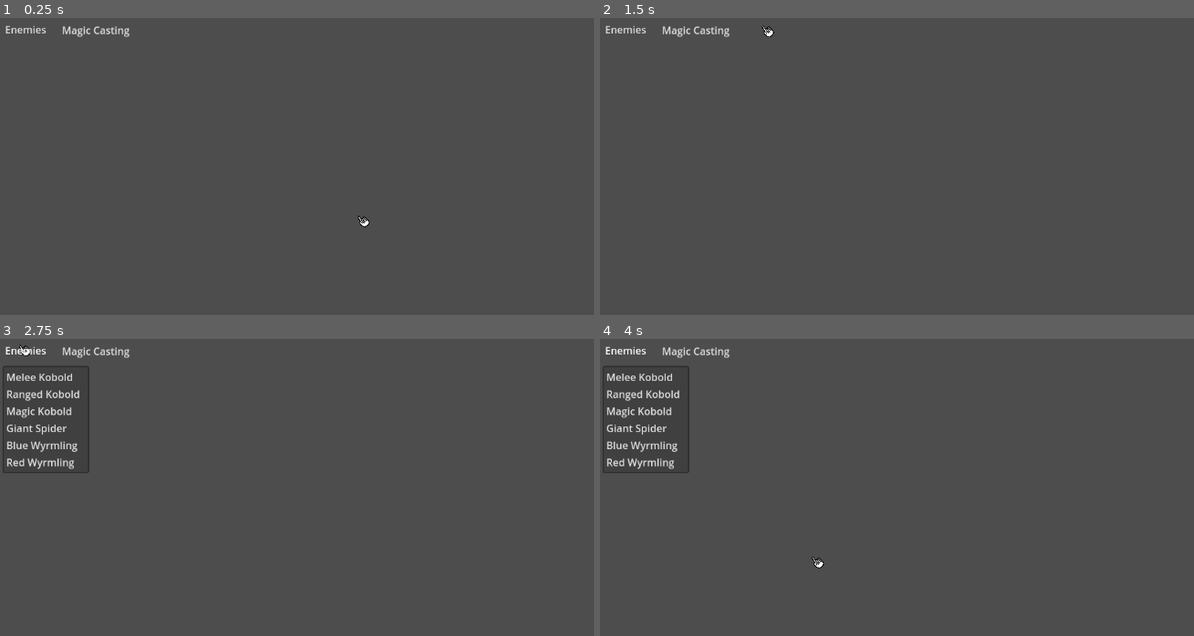
Above: before the commit, frames 1-4 (two rows, left to right).
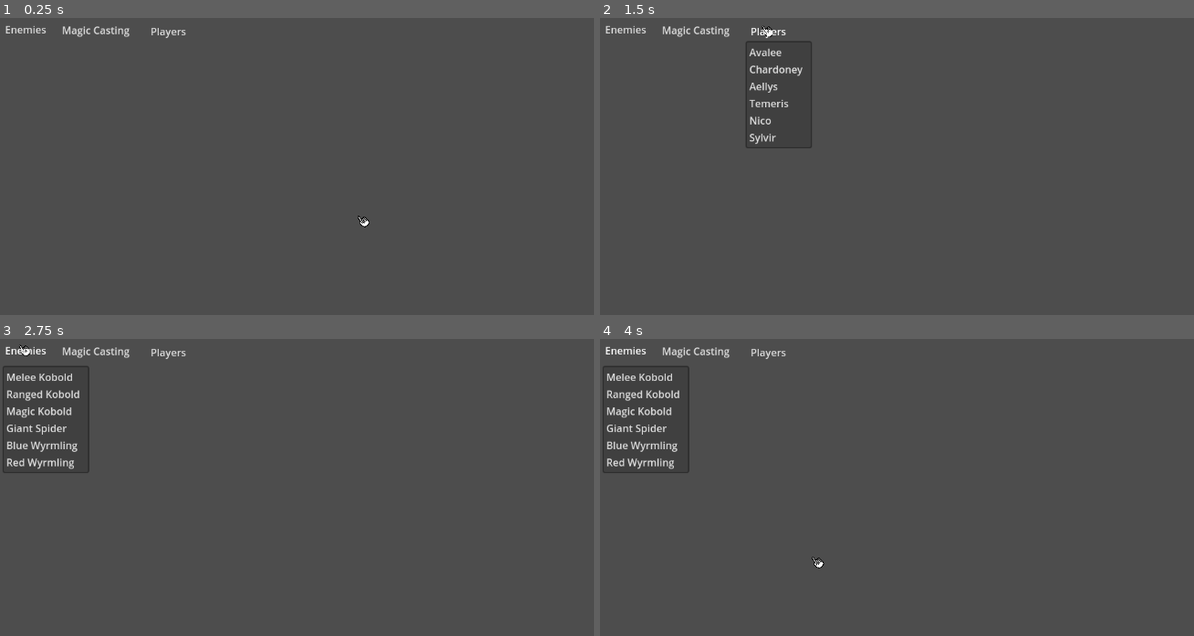
Above: after the commit, the same moments.

Repository: Fonzy2400/TTRPG_player
Game: Godot game, scene res://World.tscn
Two runs of this game, one before a commit and one after it. Both use one fixed random seed, a clock stepped at 60 frames per second and the inputs below.
Inputs (mouse positions are in pixels of both pictures, inside the frame that each line leads up to):
- Up to frame 1 (0.25 s): no input
- Up to frame 2 (1.5 s): click "Magic Casting" at 0.5 s; click (766, 29) at 1.25 s, where only the run after the commit has a clickable "Players"
- Up to frame 3 (2.75 s): click "Enemies" at 2 s
- Up to frame 4 (4 s): tap Enter at 2.75 s; move the mouse to (1122, 523) at 2.77 s; hold Z (scaleUp) 2.78-3.53 s; hold S (cameraDown) 2.78-3.53 s; tap Space at 3.5 s; move the mouse to (819, 561) at 3.52 s; hold C (scaleDown) from 3.53 s (still down); tap A (cameraLeft) at 3.6 s

The runs differ from the first frame. In frame 1, less than 0.1% of the frame differs, in the area x 25-32%, y 3-7%; in frame 2, 0.7%, in the area x 24-36%, y 3-44%; in frame 3, less than 0.1%; in frame 4, less than 0.1%.

Commit message:
added a player handler and art
Full player handler working. Game is pretty much a functioning prototype. Trying out a test game tonight.

Diff:
--- a/MovableObject2D.gd
+++ b/MovableObject2D.gd
@@ -28,8 +28,8 @@
 	grabCircle.connect("mouse_exited",_on_area_2d_mouse_exited)
 	var sprite = Sprite2D.new()
 	sprite.name = "sprite"
-	sprite.modulate = Color(0.2,0.2,0.2,1)
-	sprite.texture = load("res://Pixel art/D&D assets.png") #sprites generated as atlas map
+	#sprite.modulate = Color(0.2,0.2,0.2,1)
+	sprite.texture = load("res://D&D assets.png") #sprites generated as atlas map
 	sprite.region_enabled = true #allows a selection of a part of image
 	sprite.texture_filter = TEXTURE_FILTER_NEAREST # fixes blur on pixel art (why is this not the default?!)
 	var rect = name_handler() # selects sprite region and scale based off of name of movable object
@@ -128,8 +128,7 @@
 #manually set the visuals for each "moveable object" in sprite sheet. There's probably better ways to do this?
 func name_handler():
 	var rect
-	if nameString == "":
-		rect = Rect2(0,0,0,0)
+	rect = Rect2(0,0,0,0)
 	if nameString == "ranged kobold":
 		rect = Rect2(160,0,16,16)
 		scale = Vector2(1,1)
--- a/Player.gd
+++ b/Player.gd
@@ -1,5 +1,6 @@
 extends MoveableObject2D
-var count
+#@export var stringName: String
+var count#
 var radius
 var isColliding = false
 signal tileBeGone
@@ -10,6 +11,7 @@
 # Called when the node enters the scene tree for the first time.
 func _ready():
 	super._ready()
+	player_name_handler()
 	var circ = $rotateCircle
 	circ.monitoring = false
 	if get_parent().name == "World":
@@ -17,7 +19,7 @@
 		connect("tileBeBack",get_parent().restore_that_tile)
 	var points = PackedVector2Array([])
 	count = 50
-	radius = 182
+	radius = 198
 	for i in range(count):
 		var line = RayCast2D.new()
 		line.set_collision_mask(2)
@@ -29,7 +31,9 @@
 		points.append(point)
 	$visibleArea/CollisionPolygon2D.set_polygon(points)
 	$Shape.set_polygon(points)
-	#set_physics_process(false)
+
+
+
 
 
 # Called every frame. 'delta' is the elapsed time since the previous frame.
@@ -83,6 +87,37 @@
 		new_circle()
 
 
+func player_name_handler():
+		if nameString == "Chardoney":
+			$sprite.region_rect = Rect2(48,96,48,48)
+			$sprite.scale = Vector2(0.33,0.33)
+			$rotateCircle.scale = Vector2(0.33,0.33)
+			$grabCircle.scale = Vector2(0.33,0.33)
+		if nameString == "Aellys":
+			$sprite.region_rect = Rect2(0,96,48,48)
+			$sprite.scale = Vector2(0.33,0.33)
+			$rotateCircle.scale = Vector2(0.33,0.33)
+			$grabCircle.scale = Vector2(0.33,0.33)
+		if nameString == "Nico":
+			$sprite.region_rect = Rect2(96,96,48,48)
+			$sprite.scale = Vector2(0.33,0.33)
+			$rotateCircle.scale = Vector2(0.33,0.33)
+			$grabCircle.scale = Vector2(0.33,0.33)
+		if nameString == "Temeris":
+			$sprite.region_rect = Rect2(144,96,48,48)
+			$sprite.scale = Vector2(0.33,0.33)
+			$rotateCircle.scale = Vector2(0.33,0.33)
+			$grabCircle.scale = Vector2(0.33,0.33)
+		if nameString == "Sylvir":
+			$sprite.region_rect = Rect2(192,96,48,48)
+			$sprite.scale = Vector2(0.33,0.33)
+			$rotateCircle.scale = Vector2(0.33,0.33)
+			$grabCircle.scale = Vector2(0.33,0.33)
+		if nameString == "Avaleigh":
+			$sprite.region_rect = Rect2(0,160,48,48)
+			$sprite.scale = Vector2(0.33,0.33)
+			$rotateCircle.scale = Vector2(0.33,0.33)
+			$grabCircle.scale = Vector2(0.33,0.33)
 
 
 
--- a/World.tscn
+++ b/World.tscn
@@ -4,9 +4,9 @@
 [ext_resource type="Texture2D" uid="uid://yac0neece40c" path="res://D&D assets.png" id="2_1gks3"]
 [ext_resource type="Texture2D" uid="uid://bq3kaalfvjxx6" path="res://Pixel art/D&D assets.png" id="2_w0fkh"]
 [ext_resource type="Script" path="res://Camera2D.gd" id="3_ou46f"]
+[ext_resource type="PackedScene" uid="uid://bkltkbteleenc" path="res://player_handler.tscn" id="6_ocs1r"]
 [ext_resource type="Script" path="res://cursor.gd" id="6_ypqia"]
 [ext_resource type="PackedScene" uid="uid://dq5v1it86kno5" path="res://enemy_handler.tscn" id="7_il3h0"]
-[ext_resource type="PackedScene" uid="uid://b38dy6veamejl" path="res://player.tscn" id="7_x6yfp"]
 [ext_resource type="PackedScene" uid="uid://w08r33mh2o8i" path="res://shape_handler.tscn" id="7_ycuix"]
 
 [sub_resource type="OccluderPolygon2D" id="OccluderPolygon2D_omr64"]
@@ -483,7 +483,6 @@
 tile_set = SubResource("TileSet_p6p6w")
 format = 2
 layer_0/name = "Base"
-layer_0/modulate = Color(0.156863, 0.156863, 0.156863, 1)
 layer_0/tile_data = PackedInt32Array(1703969, 262144, 1, 1638433, 262144, 1, 1572897, 262144, 1, 1507361, 262144, 1, 13 …(41528 unchanged characters)…
 
 [node name="Camera2D" type="Camera2D" parent="."]
@@ -496,7 +495,7 @@
 
 [node name="CanvasLayer" type="CanvasLayer" parent="."]
 
-[node name="shapeHandler" parent="CanvasLayer" instance=ExtResource("7_ycuix")]
+[node name="shape_handler" parent="CanvasLayer" instance=ExtResource("7_ycuix")]
 offset_left = 60.0
 offset_top = -9.0
 offset_right = -908.0
@@ -507,6 +506,12 @@
 offset_top = -5.0
 offset_right = -1074.0
 offset_bottom = -604.0
+
+[node name="player_handler" parent="CanvasLayer" instance=ExtResource("6_ocs1r")]
+offset_left = 230.0
+offset_top = 7.0
+offset_right = 303.0
+offset_bottom = 38.0
 
 [node name="cursor" type="Sprite2D" parent="."]
 texture_filter = 1
@@ -515,6 +520,3 @@
 region_enabled = true
 region_rect = Rect2(224, 0, 32, 32)
 script = ExtResource("6_ypqia")
-
-[node name="Player" parent="." instance=ExtResource("7_x6yfp")]
-position = Vector2(501, 824)
--- a/player.tscn
+++ b/player.tscn
@@ -27,6 +27,7 @@
 build_mode = 1
 
 [node name="PointLight2D" type="PointLight2D" parent="."]
+visible = false
 energy = 4.0
 shadow_enabled = true
 texture = SubResource("GradientTexture2D_u10ws")
--- /dev/null
+++ b/player_handler.gd
@@ -0,0 +1,43 @@
+extends MenuButton
+var nameString
+
+func _ready():
+	var popup = get_popup() #need to grab popup menu to be able to address our buttons
+	popup.connect("id_pressed",_on_id_pressed) #connecting this signal gives us our item ID which we can handle from there
+
+
+# Called every frame. 'delta' is the elapsed time since the previous frame.
+func _process(delta):
+	pass
+
+func _on_id_pressed(id):
+	var string = idHandler(id)
+	var enemyFile = load("res://player.tscn")
+	var enemy = enemyFile.instantiate()
+	enemy.nameString = string
+	if $"../.."!=null:
+		$"../..".add_child(enemy)
+		enemy.position = $"../..".get_global_mouse_position()
+	else:
+		add_child(enemy)
+		enemy.position = get_global_mouse_position()
+
+
+
+
+func idHandler(id):
+	var string = null
+	if(id==0):
+		string = "Avaleigh"
+	if(id==1):
+		string = "Chardoney"
+	if (id==2):
+		string = "Aellys"
+	if (id==3):
+		string = "Temeris"
+	if (id==4):
+		string = "Nico"
+	if(id==5):
+		string = "Sylvir"
+
+	return string
--- /dev/null
+++ b/player_handler.tscn
@@ -0,0 +1,22 @@
+[gd_scene load_steps=2 format=3 uid="uid://bkltkbteleenc"]
+
+[ext_resource type="Script" path="res://player_handler.gd" id="1_05bbs"]
+
+[node name="MenuButton" type="MenuButton"]
+offset_right = 8.0
+offset_bottom = 8.0
+text = "Players"
+item_count = 6
+popup/item_0/text = "Avalee"
+popup/item_0/id = 0
+popup/item_1/text = "Chardoney"
+popup/item_1/id = 1
+popup/item_2/text = "Aellys"
+popup/item_2/id = 2
+popup/item_3/text = "Temeris"
+popup/item_3/id = 3
+popup/item_4/text = "Nico"
+popup/item_4/id = 4
+popup/item_5/text = "Sylvir"
+popup/item_5/id = 5
+script = ExtResource("1_05bbs")
--- a/project.godot
+++ b/project.godot
@@ -12,7 +12,7 @@
 
 config/name="D&d Player"
 run/main_scene="res://World.tscn"
-config/features=PackedStringArray("4.2", "Forward Plus")
+config/features=PackedStringArray("4.1", "Forward Plus")
 config/icon="res://icon.svg"
 
 [input]
Binary file changed: D&D assets.aseprite
Binary file changed: D&D assets.png
Binary file added: Player Pictures/Aelis.jpg
Not shown, added: Player Pictures/Aelis.jpg.import
Binary file added: Player Pictures/Avalee.jpg
Not shown, added: Player Pictures/Avalee.jpg.import
Binary file added: Player Pictures/Chardoney.jpg
Not shown, added: Player Pictures/Chardoney.jpg.import
Binary file added: Player Pictures/Chardoney.png
Not shown, added: Player Pictures/Chardoney.png.import
Binary file added: Player Pictures/Nico.jpg
Not shown, added: Player Pictures/Nico.jpg.import
(and 4 more such lines)
